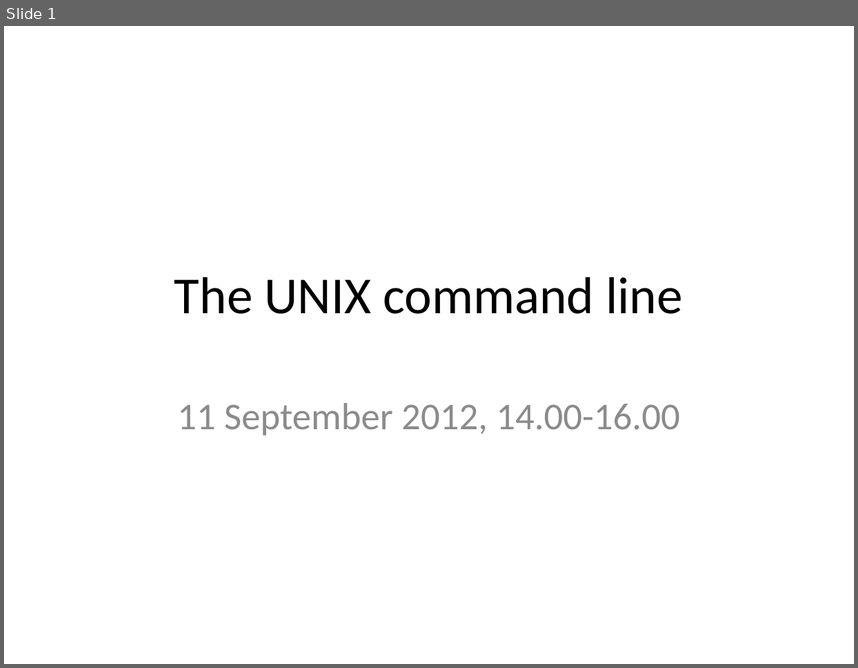
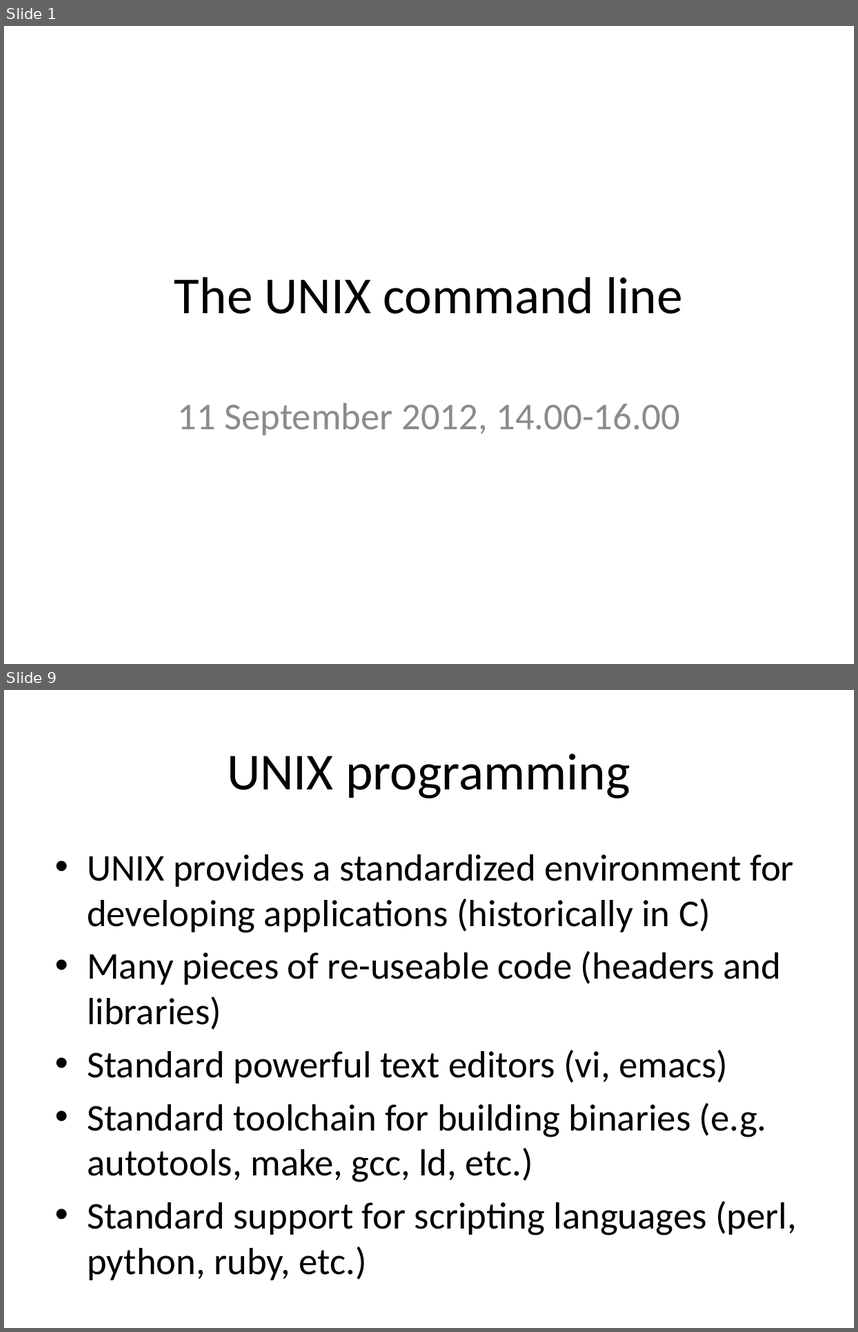
Before and after one commit to rvosa/ngs-workflows, a slide deck: doc/slides/day1/session3/UNIXCLI.pptx. Shown one above the other, each under a label of ours: slide 1 before the commit, slides 1 and 9 after it; the slides between them are not shown. The pictures are 858x668 and 858x1332 pixels, drawn with LibreOffice and Linux fonts; fonts in the diff are those of the drawing. Boxes give left, top, right and bottom in pixels: in the first picture for what was removed or moved away, otherwise in the second. Text is boxed around its words. In the diff, an @@ line names an element or a change of style, - is before the commit and + after.

Commit message:
completed UNIX slides

```diff
--- a/doc/slides/day1/session3/UNIXCLI.pptx
+++ b/doc/slides/day1/session3/UNIXCLI.pptx
@@ slide 9 added at box(4, 690, 854, 1328), background #FFFFFF @@
@@ title added at box(227, 753, 631, 798), 44 pt, text #000000 @@
+UNIX programming
@@ text added at box(87, 854, 797, 1279), 32 pt, text #000000 @@
+• UNIX provides a standardized environment for developing applications (historically in C)
+• Many pieces of re-useable code (headers and libraries)
+• Standard powerful text editors (vi, emacs)
+• Standard toolchain for building binaries (e.g. autotools, make, gcc, ld, etc.)
+• Standard support for scripting languages (perl, python, ruby, etc.)
```
Also in this commit, not shown: 6 slides changed, 3 other slides added, 4 slides removed.
